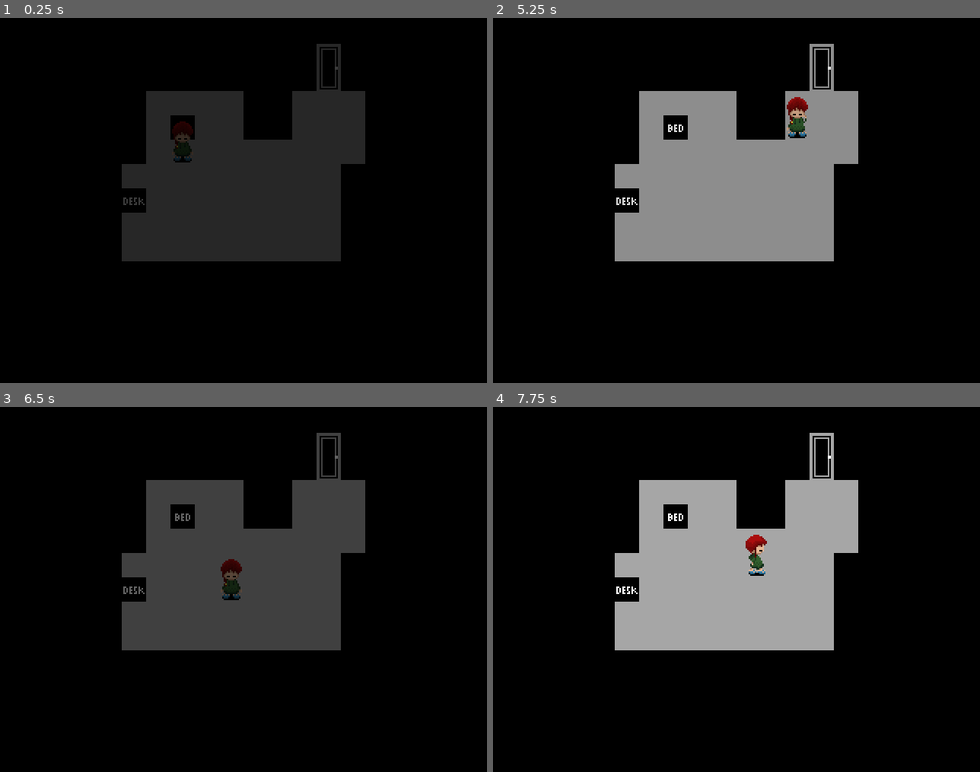
Above: before the commit, frames 1-4 (two rows, left to right).
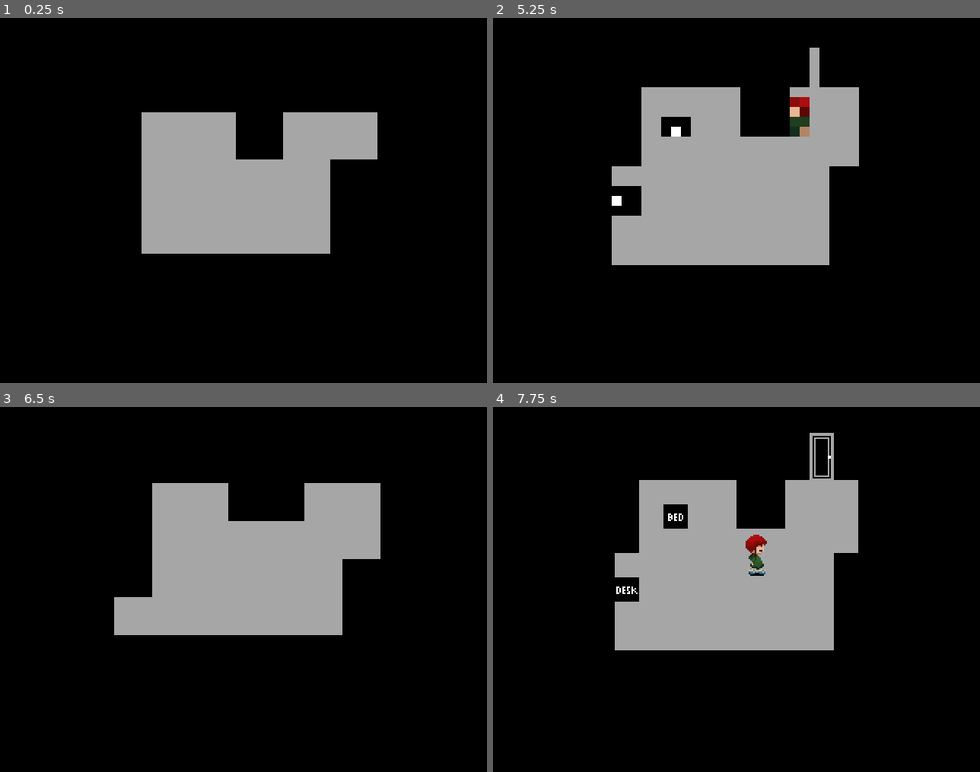
Above: after the commit, the same moments.

Repository: libre-nikki-devs/libre-nikki
Game: Godot game, scene res://scenes/maps/sakutsukis_dream_bedroom.tscn
The game is run twice, just before and just after one commit, with the same random seed, the same clock (stepped at 60 frames per second) and the same inputs. This scene is started directly instead of the project's main scene. Sound files missing from this copy of the repository are replaced by a short silence.
Inputs:
- Up to frame 1 (0.25 s): no input
- Up to frame 2 (5.25 s): tap Enter (ui_accept) at 0.5, 1.35, 1.52, 1.82, 2.85, 3.02, 3.32, 4.35, 4.52, 4.82 s; hold Right (ui_right) 0.53-1.28 s; hold Enter (ui_accept) 0.53-1.28 s; hold Down (ui_down) 1.28-2.03 s; hold Right (ui_right) 2.03-2.78 s; hold Enter (ui_accept) 2.03-2.78 s; hold Up (ui_up) 2.78-3.53 s; hold Enter (ui_accept) 3.53-4.28 s; hold Left (ui_left) 3.53-5.03 s; tap Escape (ui_cancel) at 4.15 s; hold Down (ui_down) from 5.03 s (still down); hold Enter (ui_accept) from 5.03 s (still down)
- Up to frame 3 (6.5 s): release Down (ui_down) at 5.78 s; release Enter (ui_accept) at 5.78 s; hold Right (ui_right) from 5.78 s (still down); tap Enter (ui_accept) at 5.85, 6.02, 6.32 s
- Up to frame 4 (7.75 s): release Right (ui_right) at 6.53 s; hold Up (ui_up) 6.53-7.28 s; hold Enter (ui_accept) 6.53-7.28 s; hold Right (ui_right) from 7.28 s (still down); tap Enter (ui_accept) at 7.35, 7.52 s

The runs differ from the first frame. In frame 1, 20% of the frame differs, in the area x 25-78%, y 7-67%; in frame 2, 21%; in frame 3, 21%, in the area x 23-79%, y 7-67%; in frame 4, nothing differs.

Commit message:
Add Pixelate shader

Diff:
--- a/scenes/game.tscn
+++ b/scenes/game.tscn
@@ -1,6 +1,7 @@
-[gd_scene load_steps=6 format=3 uid="uid://dhnn80wdox05k"]
+[gd_scene load_steps=10 format=3 uid="uid://dhnn80wdox05k"]
 
 [ext_resource type="Script" uid="uid://c305spui1e7hh" path="res://scripts/game.gd" id="1_w2k2j"]
+[ext_resource type="Shader" uid="uid://djggkoos5xcjo" path="res://shaders/pixelate.gdshader" id="2_yqjtg"]
 
 [sub_resource type="Animation" id="Animation_yqjtg"]
 length = 0.001
@@ -17,6 +18,42 @@
 "update": 1,
 "values": [false]
 }
+tracks/1/type = "value"
+tracks/1/imported = false
+tracks/1/enabled = true
+tracks/1/path = NodePath("TransitionHandler/ColorRect:modulate")
+tracks/1/interp = 1
+tracks/1/loop_wrap = true
+tracks/1/keys = {
+"times": PackedFloat32Array(0),
+"transitions": PackedFloat32Array(1),
+"update": 0,
+"values": [Color(0, 0, 0, 0)]
+}
+tracks/2/type = "value"
+tracks/2/imported = false
+tracks/2/enabled = true
+tracks/2/path = NodePath("TransitionHandler/ColorRect:material")
+tracks/2/interp = 1
+tracks/2/loop_wrap = true
+tracks/2/keys = {
+"times": PackedFloat32Array(0),
+"transitions": PackedFloat32Array(1),
+"update": 1,
+"values": [null]
+}
+tracks/3/type = "value"
+tracks/3/imported = false
+tracks/3/enabled = true
+tracks/3/path = NodePath("TransitionHandler/ColorRect:material:shader_parameter/amount")
+tracks/3/interp = 1
+tracks/3/loop_wrap = true
+tracks/3/keys = {
+"times": PackedFloat32Array(0),
+"transitions": PackedFloat32Array(1),
+"update": 1,
+"values": [1]
+}
 
 [sub_resource type="Animation" id="Animation_uwrxv"]
 resource_name = "fade_in"
@@ -72,13 +109,123 @@
 "transitions": PackedFloat32Array(1),
 "update": 1,
 "values": [true]
+}
+
+[sub_resource type="ShaderMaterial" id="ShaderMaterial_yqjtg"]
+shader = ExtResource("2_yqjtg")
+shader_parameter/amount = 1
+
+[sub_resource type="Animation" id="Animation_iywne"]
+resource_name = "pixelate_in"
+step = 1.0
+tracks/0/type = "value"
+tracks/0/imported = false
+tracks/0/enabled = true
+tracks/0/path = NodePath("TransitionHandler/ColorRect:visible")
+tracks/0/interp = 1
+tracks/0/loop_wrap = true
+tracks/0/keys = {
+"times": PackedFloat32Array(0, 1),
+"transitions": PackedFloat32Array(1, 1),
+"update": 1,
+"values": [true, false]
+}
+tracks/1/type = "value"
+tracks/1/imported = false
+tracks/1/enabled = true
+tracks/1/path = NodePath("TransitionHandler/ColorRect:modulate")
+tracks/1/interp = 1
+tracks/1/loop_wrap = true
+tracks/1/keys = {
+"times": PackedFloat32Array(0),
+"transitions": PackedFloat32Array(1),
+"update": 1,
+"values": [Color(0, 0, 0, 1)]
+}
+tracks/2/type = "value"
+tracks/2/imported = false
+tracks/2/enabled = true
+tracks/2/path = NodePath("TransitionHandler/ColorRect:material")
+tracks/2/interp = 1
+tracks/2/loop_wrap = true
+tracks/2/keys = {
+"times": PackedFloat32Array(0, 1),
+"transitions": PackedFloat32Array(1, 1),
+"update": 1,
+"values": [SubResource("ShaderMaterial_yqjtg"), null]
+}
+tracks/3/type = "value"
+tracks/3/imported = false
+tracks/3/enabled = true
+tracks/3/path = NodePath("TransitionHandler/ColorRect:material:shader_parameter/amount")
+tracks/3/interp = 1
+tracks/3/loop_wrap = true
+tracks/3/keys = {
+"times": PackedFloat32Array(0, 1),
+"transitions": PackedFloat32Array(1, 1),
+"update": 0,
+"values": [80, 1]
+}
+
+[sub_resource type="Animation" id="Animation_lbhrr"]
+resource_name = "pixelate_in"
+step = 1.0
+tracks/0/type = "value"
+tracks/0/imported = false
+tracks/0/enabled = true
+tracks/0/path = NodePath("TransitionHandler/ColorRect:visible")
+tracks/0/interp = 1
+tracks/0/loop_wrap = true
+tracks/0/keys = {
+"times": PackedFloat32Array(0),
+"transitions": PackedFloat32Array(1),
+"update": 1,
+"values": [true]
+}
+tracks/1/type = "value"
+tracks/1/imported = false
+tracks/1/enabled = true
+tracks/1/path = NodePath("TransitionHandler/ColorRect:modulate")
+tracks/1/interp = 1
+tracks/1/loop_wrap = true
+tracks/1/keys = {
+"times": PackedFloat32Array(0),
+"transitions": PackedFloat32Array(1),
+"update": 1,
+"values": [Color(0, 0, 0, 1)]
+}
+tracks/2/type = "value"
+tracks/2/imported = false
+tracks/2/enabled = true
+tracks/2/path = NodePath("TransitionHandler/ColorRect:material")
+tracks/2/interp = 1
+tracks/2/loop_wrap = true
+tracks/2/keys = {
+"times": PackedFloat32Array(0, 1),
+"transitions": PackedFloat32Array(1, 1),
+"update": 1,
+"values": [SubResource("ShaderMaterial_yqjtg"), null]
+}
+tracks/3/type = "value"
+tracks/3/imported = false
+tracks/3/enabled = true
+tracks/3/path = NodePath("TransitionHandler/ColorRect:material:shader_parameter/amount")
+tracks/3/interp = 1
+tracks/3/loop_wrap = true
+tracks/3/keys = {
+"times": PackedFloat32Array(0, 1),
+"transitions": PackedFloat32Array(1, 1),
+"update": 0,
+"values": [1, 80]
 }
 
 [sub_resource type="AnimationLibrary" id="AnimationLibrary_yqjtg"]
 _data = {
 &"RESET": SubResource("Animation_yqjtg"),
 &"fade_in": SubResource("Animation_uwrxv"),
-&"fade_out": SubResource("Animation_lnu2h")
+&"fade_out": SubResource("Animation_lnu2h"),
+&"pixelate_in": SubResource("Animation_iywne"),
+&"pixelate_out": SubResource("Animation_lbhrr")
 }
 
 [node name="Game" type="CanvasLayer"]
--- a/scripts/game.gd
+++ b/scripts/game.gd
@@ -112,7 +112,7 @@
 func wake_up() -> void:
 	persistent_data["player_data"] = {}
 	persistent_data["world_data"] = {}
-	transition_handler.play("fade_out")
+	transition_handler.play("pixelate_out")
 	get_tree().paused = true
 	await transition_handler.animation_finished
 	change_scene("res://scenes/maps/sakutsukis_bedroom.tscn")
--- a/scripts/maps/sakutsukis_bedroom.gd
+++ b/scripts/maps/sakutsukis_bedroom.gd
@@ -2,7 +2,7 @@
 
 func _ready() -> void:
 	get_tree().paused = true
-	Game.transition_handler.play("fade_in")
+	Game.transition_handler.play("pixelate_in")
 	await Game.transition_handler.animation_finished
 	get_tree().paused = false
 
@@ -13,7 +13,7 @@
 func _on_bed_body_interacted(body: Node2D) -> void:
 	if body is YumePlayer:
 		get_tree().paused = true
-		Game.transition_handler.play("fade_out")
+		Game.transition_handler.play("pixelate_out")
 		await Game.transition_handler.animation_finished
 		get_tree().paused = false
 
--- a/scripts/maps/sakutsukis_dream_bedroom.gd
+++ b/scripts/maps/sakutsukis_dream_bedroom.gd
@@ -7,7 +7,7 @@
 			player.facing = YumeCharacter.DIRECTION.DOWN
 
 	get_tree().paused = true
-	Game.transition_handler.play("fade_in")
+	Game.transition_handler.play("pixelate_in")
 	await Game.transition_handler.animation_finished
 	get_tree().paused = false
 
--- /dev/null
+++ b/shaders/pixelate.gdshader
@@ -0,0 +1,14 @@
+shader_type canvas_item;
+
+uniform sampler2D screen_texture : hint_screen_texture, filter_linear_mipmap;
+uniform int amount = 1;
+
+void fragment() {
+	if (amount != 0) {
+		vec2 correction = SCREEN_PIXEL_SIZE * vec2(float(amount), float(amount)) / vec2(2.0);
+		vec2 texture_uv = floor(SCREEN_UV / SCREEN_PIXEL_SIZE);
+		vec2 offset = vec2(float(int(texture_uv.x) % amount), float(int(texture_uv.y) % amount));
+		vec2 target = (texture_uv - offset) * SCREEN_PIXEL_SIZE;
+		COLOR.rgb = textureLod(screen_texture, target + correction, 0.0).rgb;
+	}
+}
Not shown, added: shaders/pixelate.gdshader.uid
